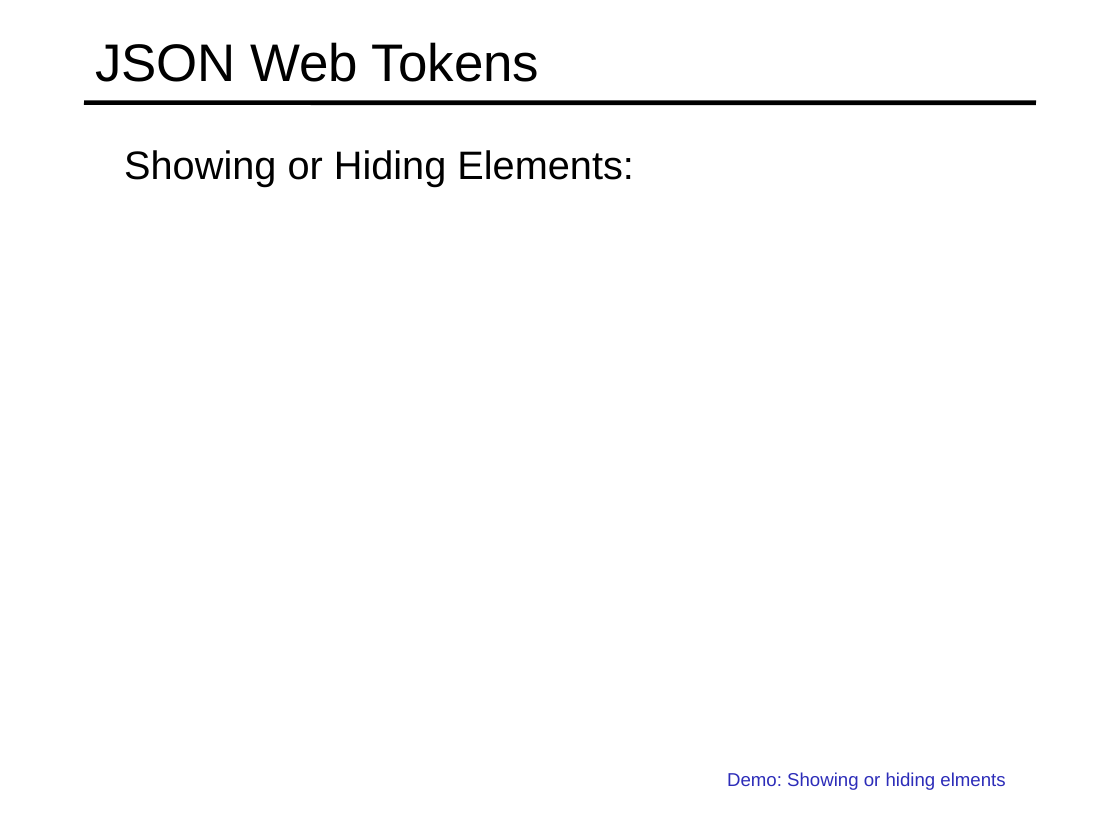
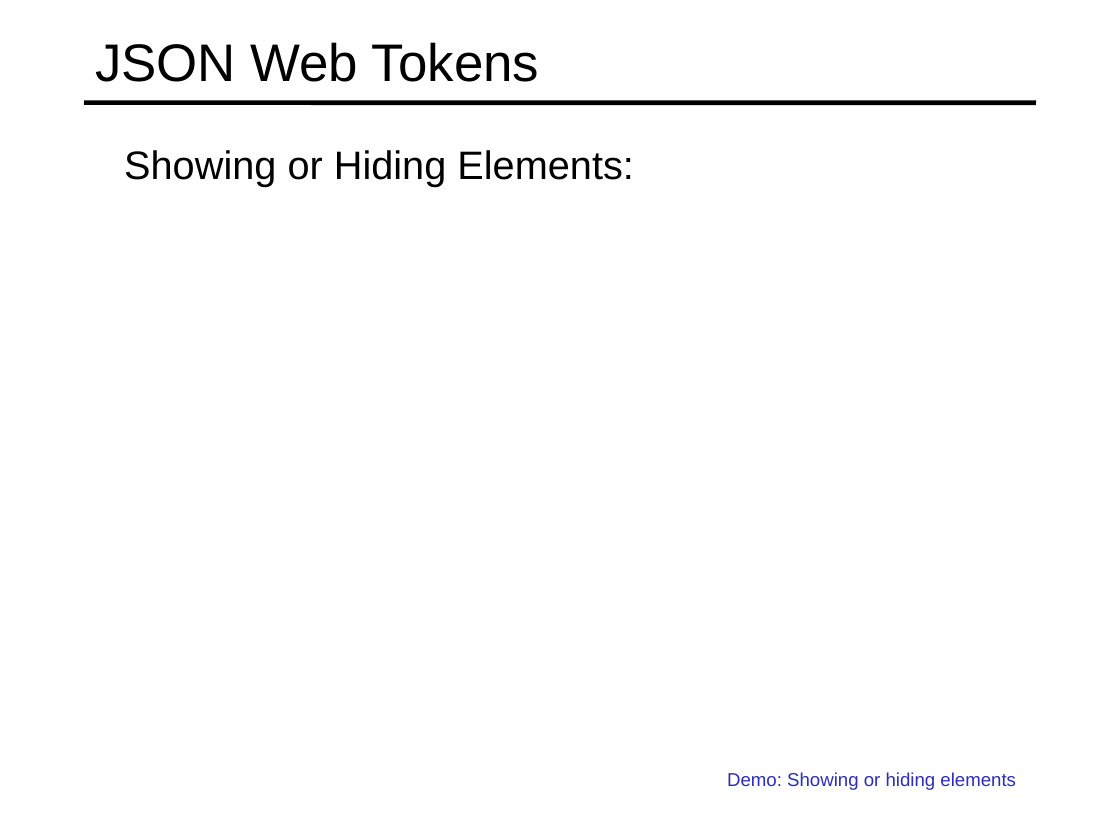
Before and after one commit to specter01wj/Jago_Link_Training, a slide deck: slide 9 of Angular/Angular12/Angular Advanced Course/Essentials/9.Authentication and Authorization/L9_Authentication and Authorization.ppt. Drawn at 1120x840 pixels with LibreOffice and Linux fonts; fonts in the diff are those of the drawing. Boxes give left, top, right and bottom in pixels: in the first picture for what was removed or moved away, otherwise in the second. Text is boxed around its words. In the diff, an @@ line names an element or a change of style, - is before the commit and + after.

Commit message:
01/12/2022 v1

```diff
--- a/Angular/Angular12/Angular Advanced Course/Essentials/9.Authentication and Authorization/L9_Authentication and Authorization.ppt
+++ b/Angular/Angular12/Angular Advanced Course/Essentials/9.Authentication and Authorization/L9_Authentication and Authorization.ppt
@@ text at (727,772,1016,790): text changed @@
-  Demo: Showing or hiding elments
+  Demo: Showing or hiding elements
```
Also in this commit, not shown: 1 slide added.
